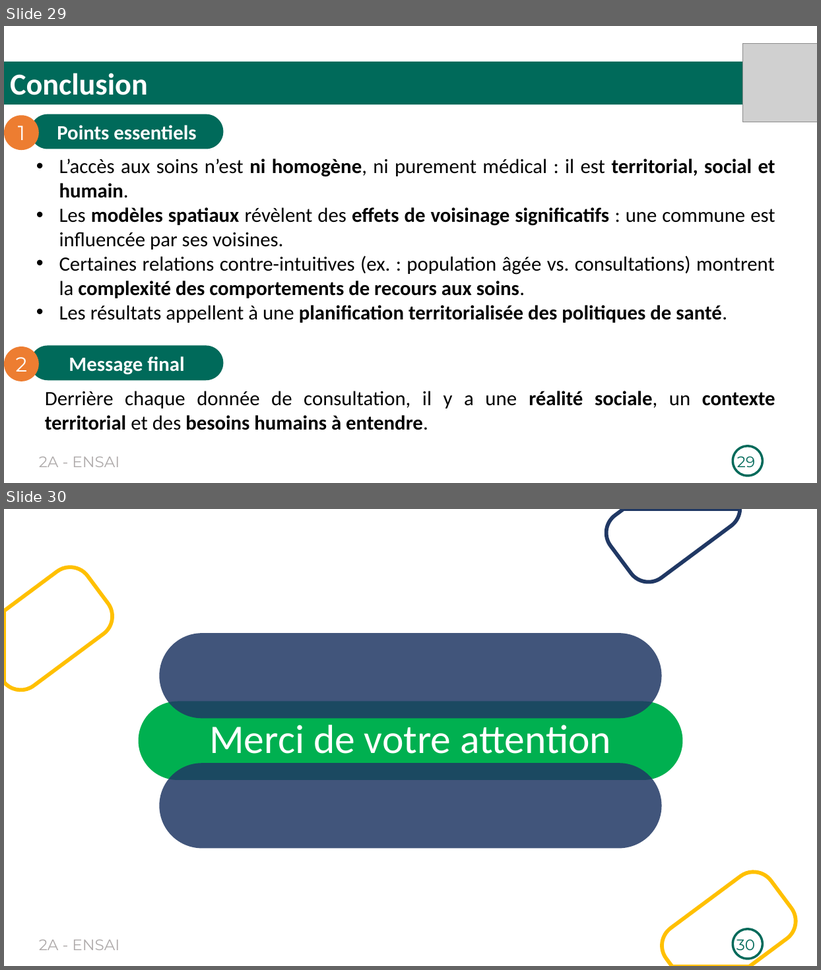
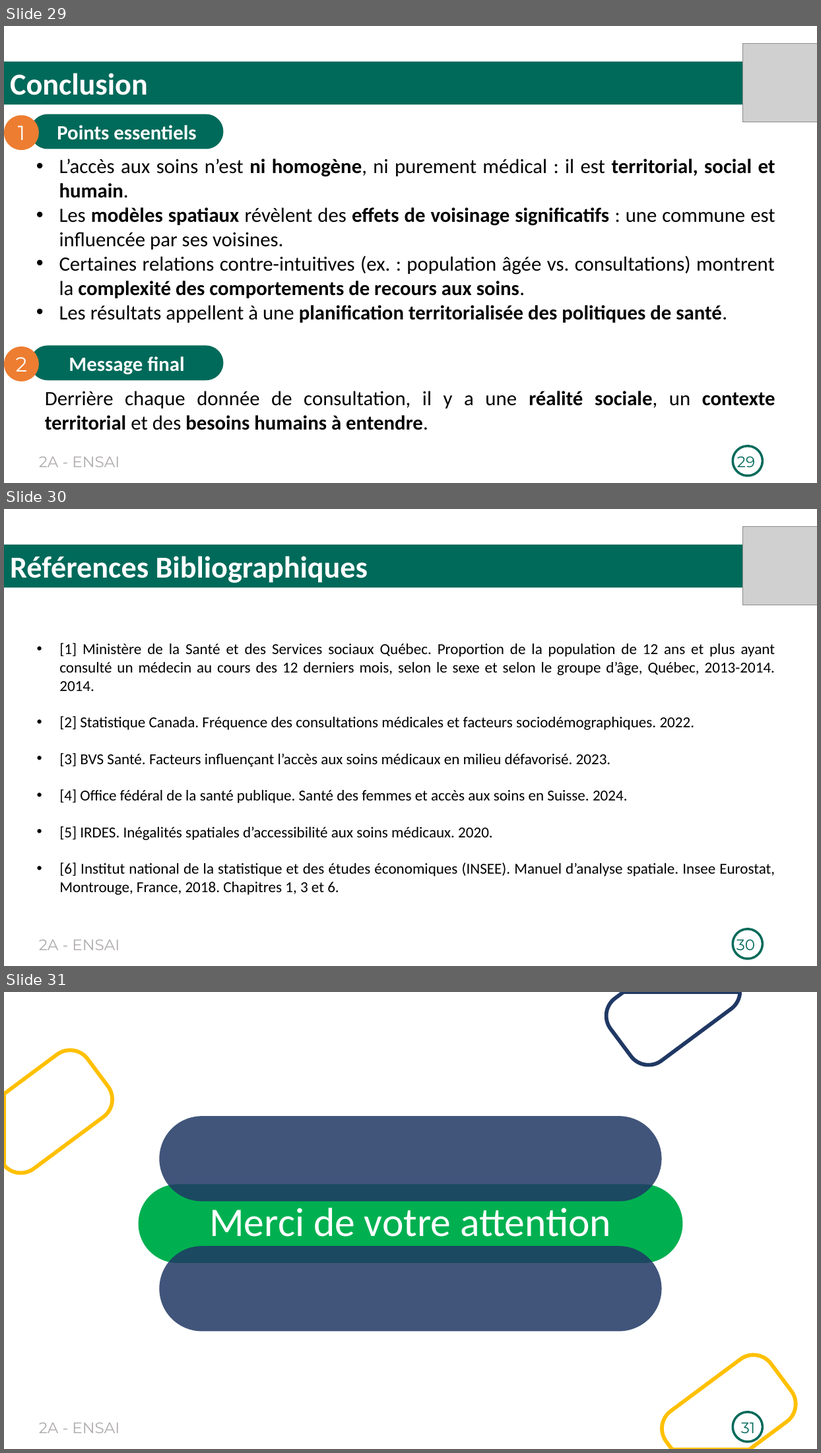
Before and after one commit to Richard-GOZAN/Projet-Stat-2A-Ensai, a slide deck: Présentation/Soutenance_Groupe25.pptx. Shown one above the other, each under a label of ours: slides 29 and 30 before the commit, slides 29, 30 and 31 after it. The pictures are 821x970 and 821x1453 pixels, drawn with LibreOffice and Linux fonts; fonts in the diff are those of the drawing; grey boxes stand for pictures; background and template pictures are left out. Boxes give left, top, right and bottom in pixels: in the first picture for what was removed or moved away, otherwise in the second. Text is boxed around its words. In the diff, an @@ line names an element or a change of style, - is before the commit and + after.

```diff
--- a/Présentation/Soutenance_Groupe25.pptx
+++ b/Présentation/Soutenance_Groupe25.pptx
@@ slide 30 added at [4, 509, 817, 966], background #FFFFFF; not listed: 2 template elements that a slide beside it also shows @@
@@ picture added at [743, 527, 817, 605] @@
@@ rectangle added at [4, 545, 817, 588], fill #006A5A, 36 pt, text #FFFFFF, bold @@
+Références Bibliographiques
@@ text added at [59, 643, 775, 895], 18 pt, text #000000 @@
+• [1] Ministère de la Santé et des Services sociaux Québec. Proportion de la population de 12 ans et plus ayant consulté un médecin au cours des 12 derniers mois, selon le sexe et selon le groupe d’âge, Québec, 2013-2014. 2014.
+• [2] Statistique Canada. Fréquence des consultations médicales et facteurs sociodémographiques. 2022.
+• [3] BVS Santé. Facteurs influençant l’accès aux soins médicaux en milieu défavorisé. 2023.
+• [4] Office fédéral de la santé publique. Santé des femmes et accès aux soins en Suisse. 2024.
+• [5] IRDES. Inégalités spatiales d’accessibilité aux soins médicaux. 2020.
+• [6] Institut national de la statistique et des études économiques (INSEE). Manuel d’analyse spatiale. Insee Eurostat, Montrouge, France, 2018. Chapitres 1, 3 et 6.
@@ page number added at [737, 939, 755, 955], 18 pt, text #006A5A @@
+30
@@ what was slide 30 is now slide 31 @@
@@ page number at [741, 1423, 755, 1434]: text changed @@
-30
+31
```
Also in this commit, not shown: 2 slides changed.
